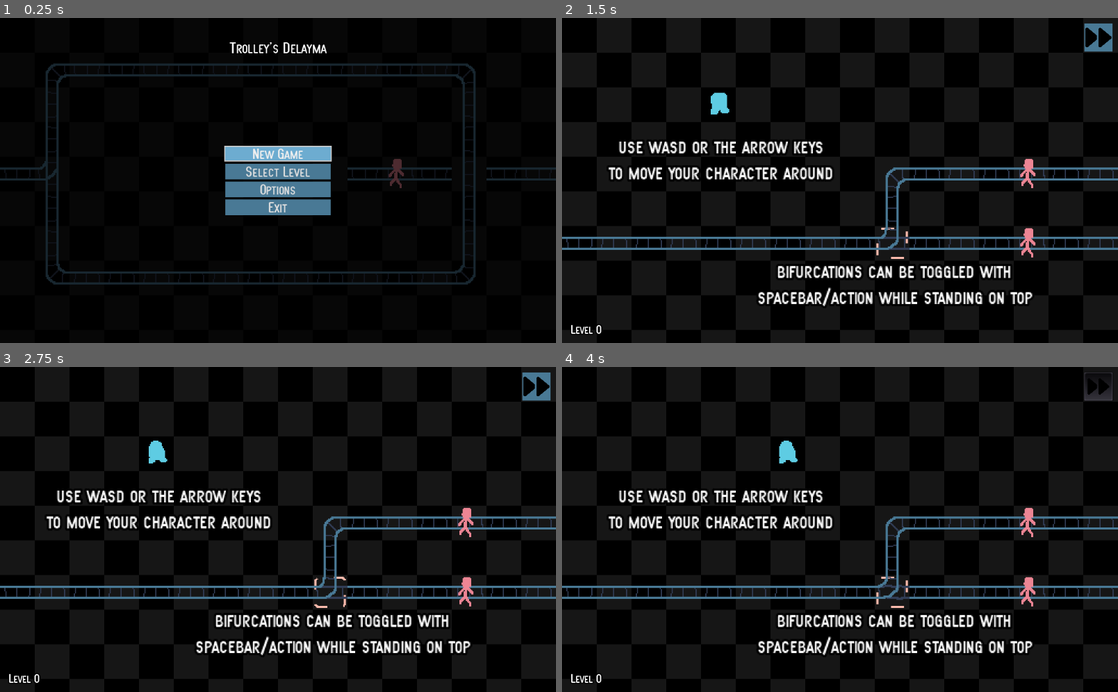
Above: before the commit, frames 1-4 (two rows, left to right).
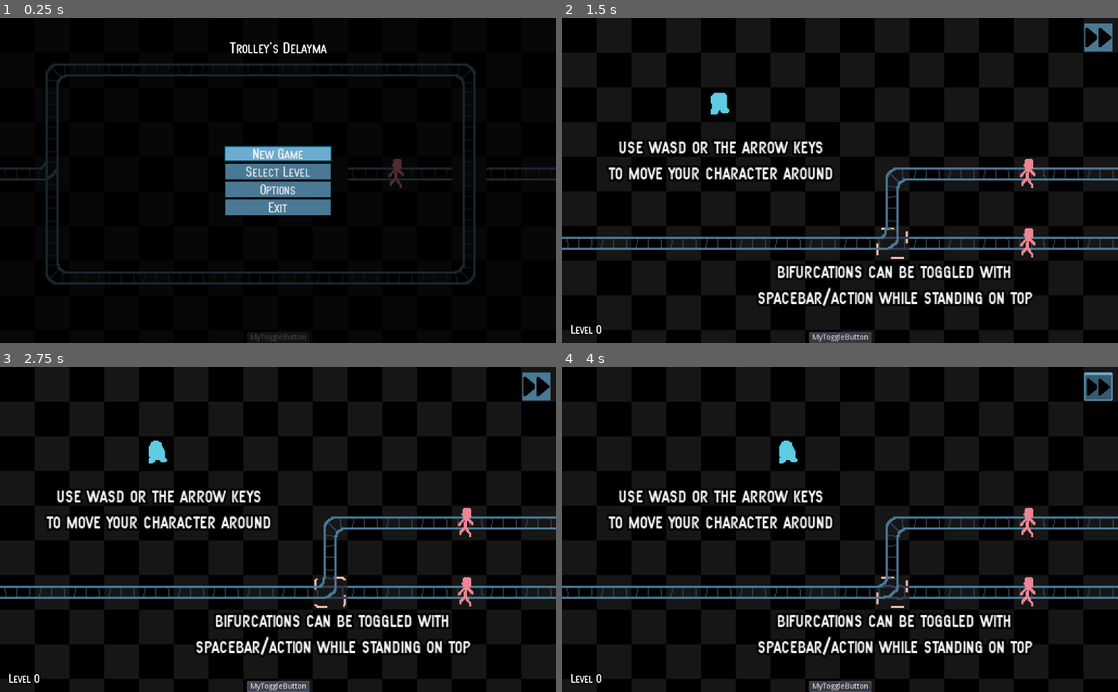
Above: after the commit, the same moments.

Repository: albertnez/ld50
Game: Godot game, scene res://scenes/main_menu_handler.tscn
The game is run twice, just before and just after one commit, with the same random seed, the same clock (stepped at 60 frames per second) and the same inputs.
Inputs (mouse positions are in pixels of both pictures, inside the frame that each line leads up to):
- Up to frame 1 (0.25 s): no input
- Up to frame 2 (1.5 s): click (840, 336) at 0.5 s, where only the run after the commit has a clickable "MyToggleButton"; click "New Game" at 1.25 s
- Up to frame 3 (2.75 s): click (278, 685) at 2 s, where only the run after the commit has a clickable "MyToggleButton"
- Up to frame 4 (4 s): click (1095, 386) at 2.75 s; tap Enter (restart) at 3.5 s; move the mouse to (962, 513) at 3.52 s; hold Right (ui_right) from 3.53 s (still down)

The runs differ from the first frame. In frame 1, 0.3% of the frame differs, in the area x 40-60%, y 39-100%; in frame 2, 0.4%; in frame 3, 0.4%; in frame 4, 0.7%, in the area x 44-100%, y 1-100%.

Commit message:
Added better theme graphics for the fast forward button. Also added test scene to try it quickly.

Diff:
--- a/assets/theme/button_focus_style.tres
+++ b/assets/theme/button_focus_style.tres
@@ -6,5 +6,6 @@
 border_width_top = 2
 border_width_right = 2
 border_width_bottom = 2
+border_color = Color( 0, 0.294118, 0.372549, 1 )
 expand_margin_left = 2.0
 expand_margin_right = 2.0
--- a/assets/theme/button_hover_style.tres
+++ b/assets/theme/button_hover_style.tres
@@ -1,7 +1,7 @@
 [gd_resource type="StyleBoxFlat" format=2]
 
 [resource]
-bg_color = Color( 0.432587, 0.677466, 0.820312, 1 )
+bg_color = Color( 0.290196, 0.478431, 0.588235, 1 )
 border_width_left = 2
 border_width_top = 2
 border_width_right = 2
--- /dev/null
+++ b/assets/theme/button_pressed.tres
@@ -0,0 +1,15 @@
+[gd_resource type="StyleBoxFlat" format=2]
+
+[resource]
+content_margin_left = 2.0
+content_margin_right = 2.0
+bg_color = Color( 0.2156, 0.35772, 0.44, 1 )
+border_width_left = 2
+border_width_top = 5
+border_width_right = 2
+border_width_bottom = 2
+border_color = Color( 0.431373, 0.678431, 0.819608, 1 )
+corner_radius_top_left = 2
+corner_radius_top_right = 2
+corner_radius_bottom_right = 2
+corner_radius_bottom_left = 2
--- a/assets/theme/new_theme.tres
+++ b/assets/theme/new_theme.tres
@@ -1,10 +1,11 @@
-[gd_resource type="Theme" load_steps=7 format=2]
+[gd_resource type="Theme" load_steps=8 format=2]
 
 [ext_resource path="res://assets/fonts/SF Atarian System.ttf" type="DynamicFontData" id=1]
 [ext_resource path="res://assets/theme/button_focus_style.tres" type="StyleBox" id=2]
 [ext_resource path="res://assets/theme/button_main_style.tres" type="StyleBox" id=3]
 [ext_resource path="res://assets/theme/button_hover_style.tres" type="StyleBox" id=4]
 [ext_resource path="res://scenes/ui/font_med.tres" type="DynamicFont" id=5]
+[ext_resource path="res://assets/theme/button_pressed.tres" type="StyleBox" id=6]
 
 [sub_resource type="DynamicFont" id=2]
 size = 28
@@ -22,5 +23,6 @@
 Button/styles/focus = ExtResource( 2 )
 Button/styles/hover = ExtResource( 4 )
 Button/styles/normal = ExtResource( 3 )
+Button/styles/pressed = ExtResource( 6 )
 Label/fonts/font = ExtResource( 5 )
 Label/styles/normal = null
--- /dev/null
+++ b/scenes/test.tscn
@@ -0,0 +1,32 @@
+[gd_scene format=2]
+
+[node name="VBoxContainer" type="VBoxContainer"]
+anchor_left = 0.5
+anchor_top = 0.5
+anchor_right = 0.5
+anchor_bottom = 0.5
+margin_left = -42.5
+margin_top = -34.0
+margin_right = 42.5
+margin_bottom = 34.0
+
+[node name="Control" type="Button" parent="."]
+margin_right = 85.0
+margin_bottom = 20.0
+toggle_mode = true
+text = "Test button"
+
+[node name="Button" type="Button" parent="."]
+margin_top = 24.0
+margin_right = 85.0
+margin_bottom = 44.0
+toggle_mode = true
+text = "Second"
+
+[node name="Button2" type="Button" parent="."]
+margin_top = 48.0
+margin_right = 85.0
+margin_bottom = 68.0
+focus_mode = 0
+toggle_mode = true
+text = "Second 2"
--- a/scenes/ui/game_ui.tscn
+++ b/scenes/ui/game_ui.tscn
@@ -44,6 +44,7 @@
 focus_mode = 0
 theme = ExtResource( 6 )
 toggle_mode = true
+enabled_focus_mode = 0
 icon = ExtResource( 5 )
 icon_align = 1
 expand_icon = true
@@ -142,4 +143,14 @@
 Press ENTER/START to go to the NEXT LEVEL"
 align = 1
 
+[node name="TestButton" type="Button" parent="."]
+anchor_left = 0.5
+anchor_top = 1.0
+anchor_right = 0.5
+anchor_bottom = 1.0
+margin_left = -57.5
+margin_top = -20.0
+margin_right = 57.5
+text = "MyToggleButton"
+
 [connection signal="toggled" from="MarginContainer/PlayingUI/FastForwardButton" to="." method="_on_FastForwardButton_toggled"]
